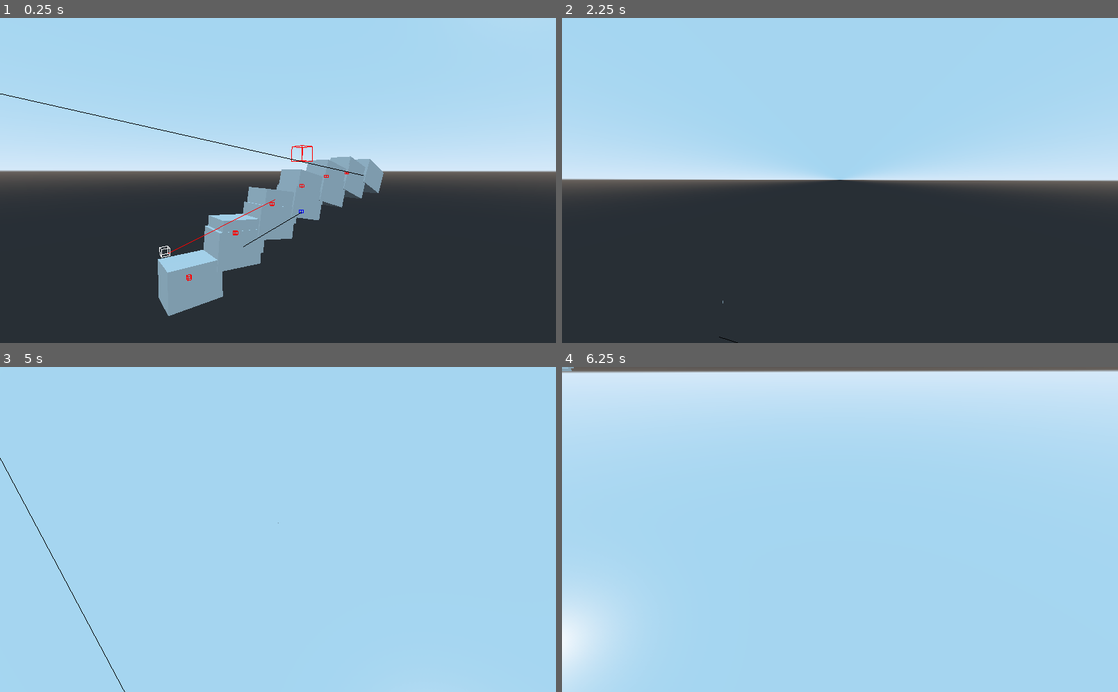
Above: before the commit, frames 1-4 (two rows, left to right).
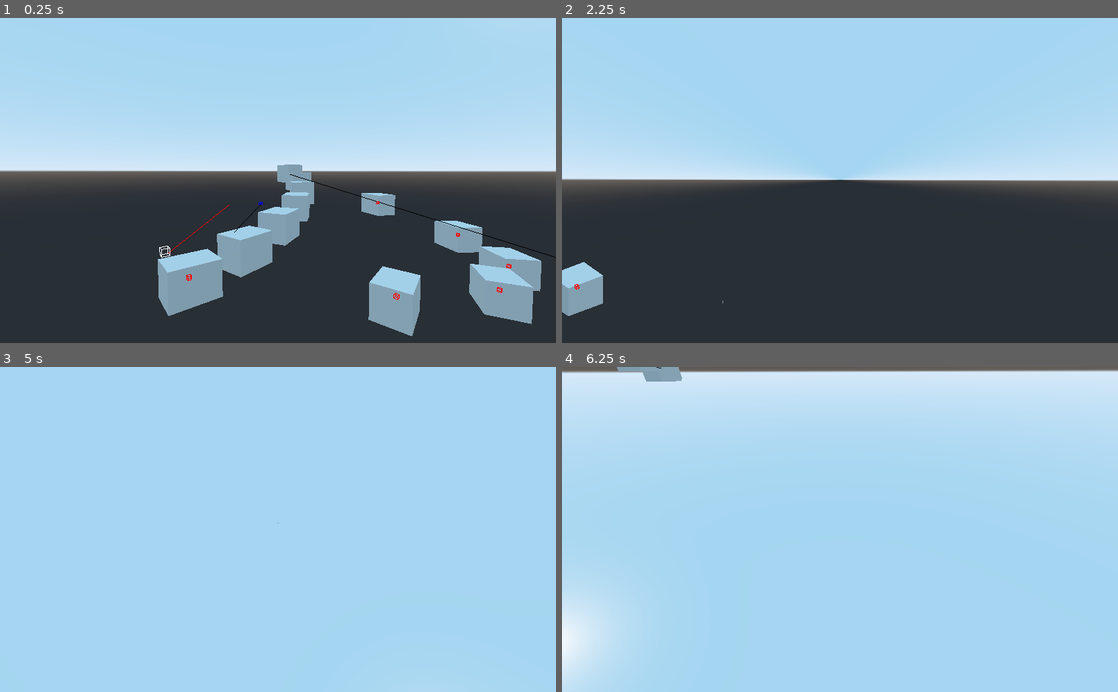
Above: after the commit, the same moments.

Repository: anthonyec/210604_godot_object_manipulation
Game: Godot game, scene res://recursive_cloning.tscn
Two runs of this game, one before a commit and one after it. Both use one fixed random seed, a clock stepped at 60 frames per second and the inputs below.
Inputs (mouse positions are in pixels of both pictures, inside the frame that each line leads up to):
- Up to frame 1 (0.25 s): no input
- Up to frame 2 (2.25 s): tap Enter at 0.5, 2 s; move the mouse to (962, 164) at 0.52 s; hold D (move_right) 0.53-1.28 s; hold Right mouse button (camera_aim) 0.53-1.28 s; click (962, 164) at 0.67 s; tap Space at 1.25 s; move the mouse to (728, 196) at 1.27 s; hold S (move_down) 1.28-2.03 s; tap Shift (camera_slow_mod) at 1.35 s; move the mouse to (895, 109) at 2.02 s; hold D (move_right) from 2.03 s (still down); hold P (change_projection) from 2.03 s (still down)
- Up to frame 3 (5 s): tap Space at 2.75, 4.25 s; move the mouse to (250, 594) at 2.77 s; release D (move_right) at 2.78 s; release P (change_projection) at 2.78 s; hold W (move_up) 2.78-3.53 s; right-click (250, 594) at 2.85 s; click (250, 594) at 2.92 s; tap Enter at 3.5 s; move the mouse to (444, 578) at 3.52 s; hold Shift (camera_slow_mod) 3.53-4.28 s; hold A (move_left) from 3.53 s (still down); move the mouse to (111, 480) at 4.27 s; tap P (change_projection) at 4.35 s
- Up to frame 4 (6.25 s): move the mouse to (867, 529) at 5.02 s; release A (move_left) at 5.03 s; hold S (move_down) 5.03-5.78 s; hold Right mouse button (camera_aim) 5.03-5.78 s; click (867, 529) at 5.17 s; move the mouse to (756, 448) at 5.77 s; hold D (move_right) from 5.78 s (still down); tap Shift (camera_slow_mod) at 5.85 s

The runs differ from the first frame. In frame 1, 8.9% of the frame differs, in the area x 0-100%, y 23-98%; in frame 2, 1.0%; in frame 3, less than 0.1%; in frame 4, 0.4%.

Commit message:
Show glitch in quadratic curve

Diff:
--- a/autoplay.gd
+++ b/autoplay.gd
@@ -1,6 +1,6 @@
 extends AnimationPlayer
 
 func _ready():
-	self.autoplay = 'test'
+#	self.autoplay = 'test'
 	self.playback_speed = 2
 	pass
--- a/recursive_cloning.tscn
+++ b/recursive_cloning.tscn
@@ -88,11 +88,11 @@
 depth = 2.6379
 
 [node name="BoxB" type="CSGBox" parent="."]
-transform = Transform( 0.999999, 0, 0, 0, 0.898793, 0.438371, 0, -0.438371, 0.898793, 4.81756, 5.15581, -15.6931 )
+transform = Transform( 0.167147, -0.000757854, 0.985931, 0.000573483, 0.999998, 0.000671439, -0.985931, 0.00045318, 0.167148, -5.48885, 5.15466, -15.6869 )
 depth = 2.6379
 
 [node name="BoxA-B" type="CSGBox" parent="."]
-transform = Transform( 1, -3.81294e-05, -3.05289e-06, 3.82505e-05, 0.997394, 0.0720892, 2.96219e-07, -0.0720891, 0.997395, 4.68322, 1.29614, -2.39749 )
+transform = Transform( 0.973143, -0.000158397, 0.230202, 0.000152452, 0.999996, 4.36143e-05, -0.230202, -7.3479e-06, 0.97314, 4.67079, 0.887619, -3.26186 )
 depth = 2.6379
 
 [node name="RecursiveClone" type="Node" parent="."]
